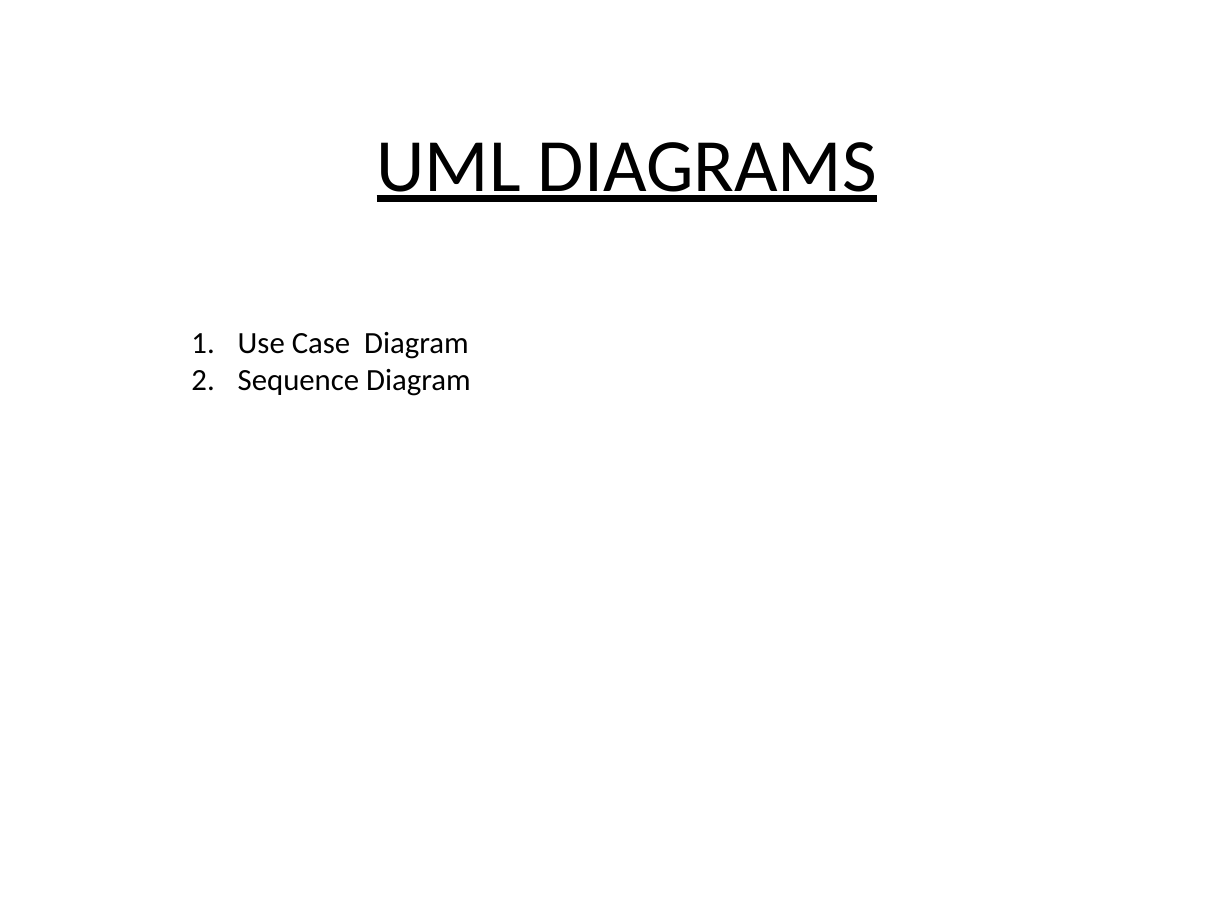
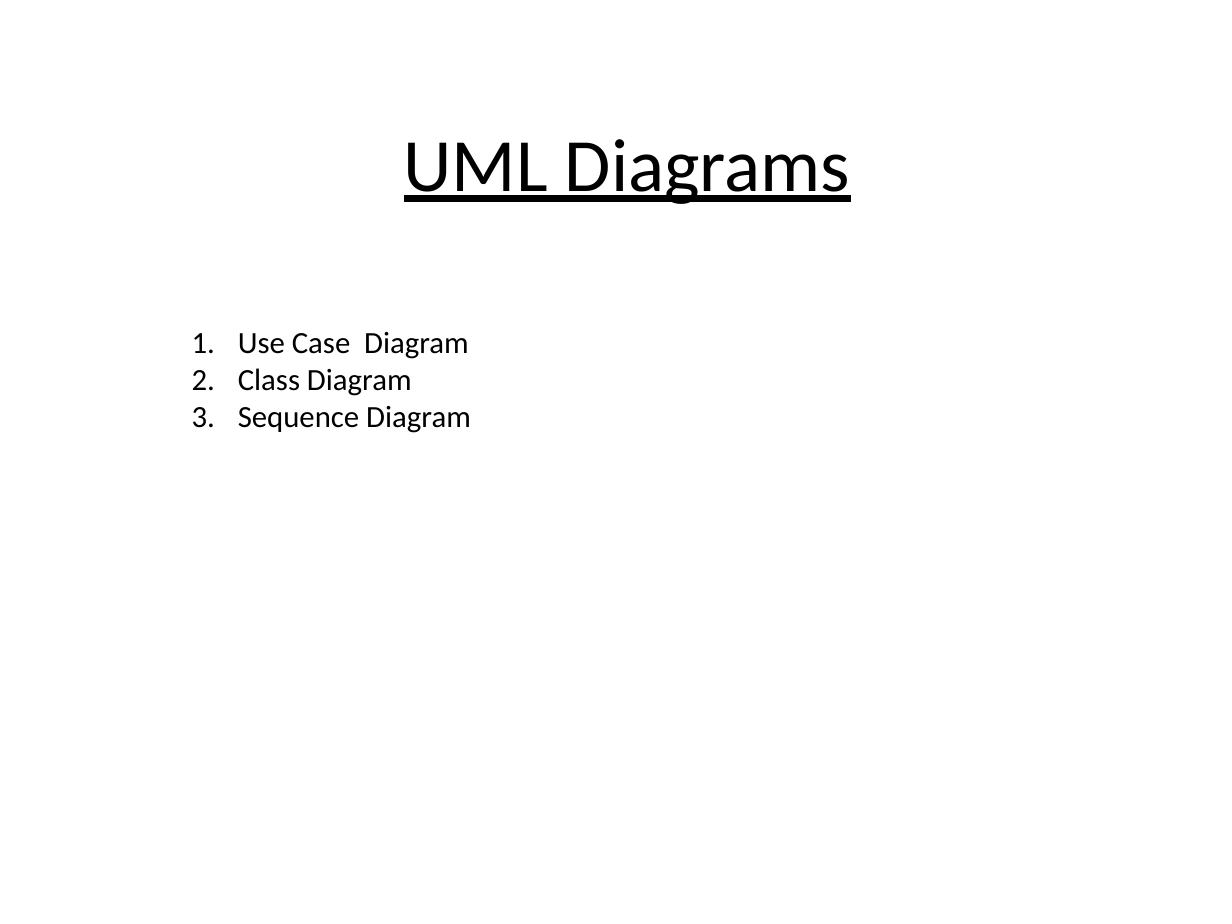
Before and after one commit to MMCOEIT/2018-19-Projects, a slide deck: slide 7 of Group3/Design/Review.pptx. Drawn at 1232x924 pixels with LibreOffice and Linux fonts; fonts in the diff are those of the drawing. Boxes give left, top, right and bottom in pixels: in the first picture for what was removed or moved away, otherwise in the second. Text is boxed around its words. In the diff, an @@ line names an element or a change of style, - is before the commit and + after.

```diff
--- a/Group3/Design/Review.pptx
+++ b/Group3/Design/Review.pptx
@@ text at [404, 139, 850, 204]: text changed @@
-UML DIAGRAMS
+UML Diagrams
@@ text at [238, 332, 471, 433]: indent changed @@
@@ text at [238, 368, 412, 396]: paragraph added @@
+2. Class Diagram
```
Also in this commit, not shown: 9 other slides changed, 4 slides added, 1 slide removed, 6 other files.
